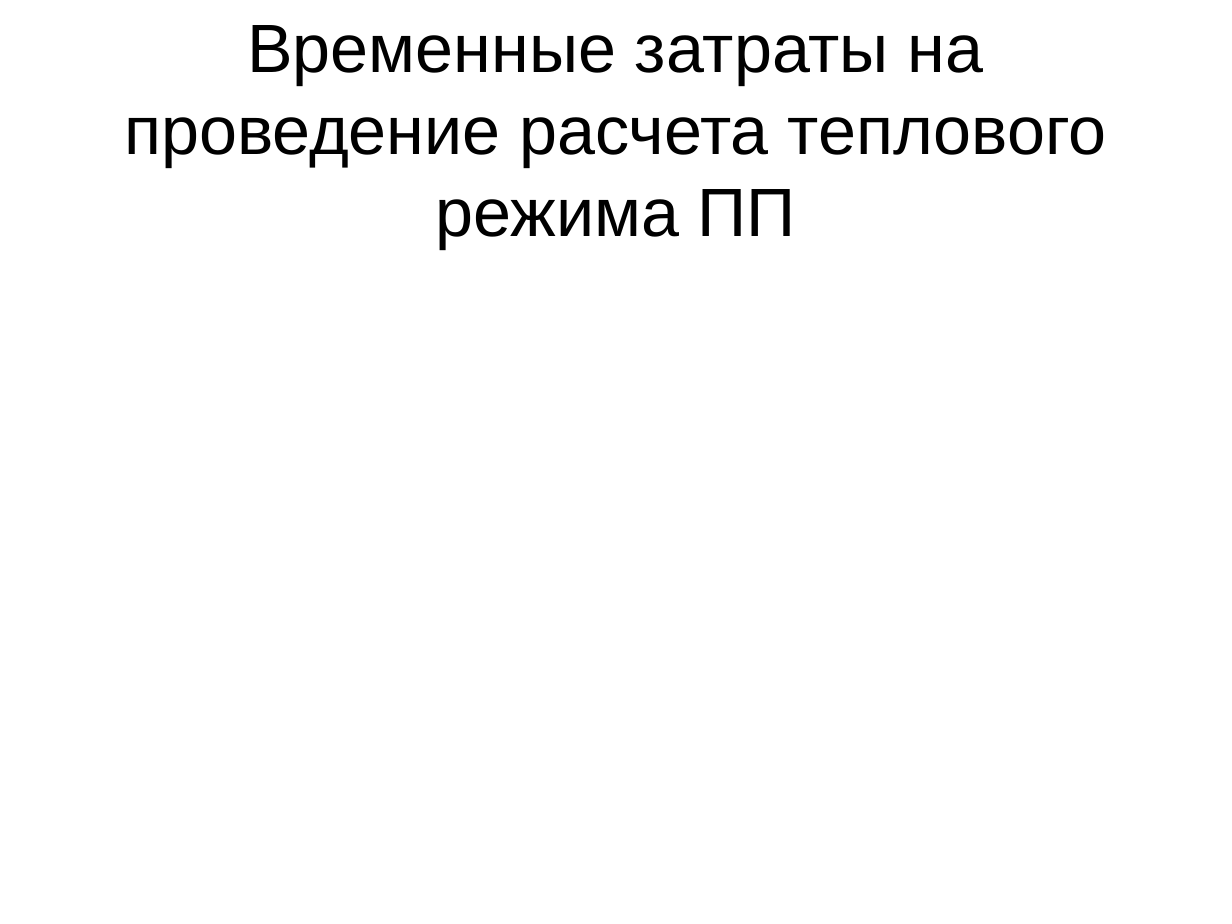
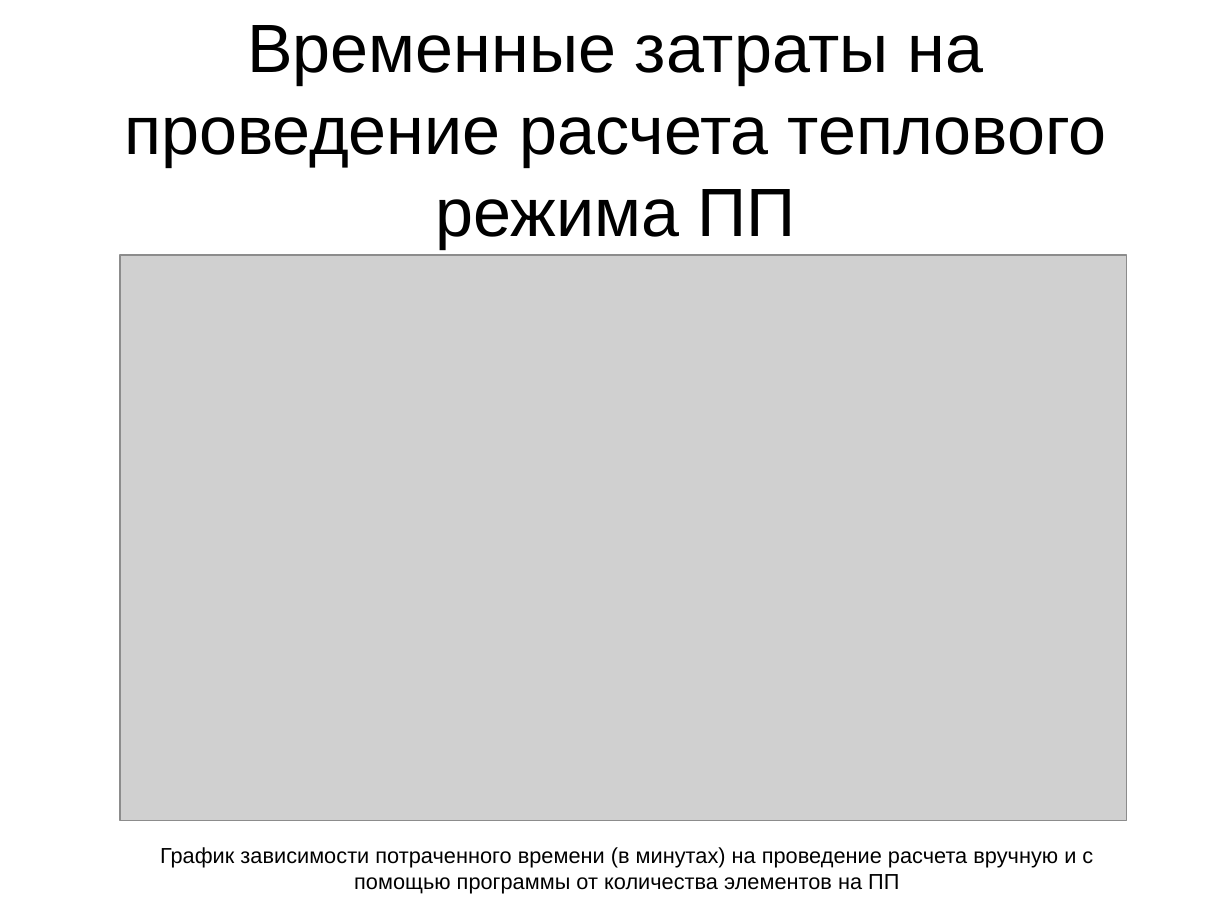
Before and after one commit to yagodar/altium-visualization-tool, a slide deck: slide 12 of data/documents/dissertation/yagodarov/Презентация.odp (slide 13 before the commit). Drawn at 1232x924 pixels with LibreOffice and Linux fonts; fonts in the diff are those of the drawing; grey boxes stand for pictures. Boxes give left, top, right and bottom in pixels: in the first picture for what was removed or moved away, otherwise in the second. Text is boxed around its words. In the diff, an @@ line names an element or a change of style, - is before the commit and + after.

```diff
--- a/data/documents/dissertation/yagodarov/Презентация.odp
+++ b/data/documents/dissertation/yagodarov/Презентация.odp
@@ picture added at (120, 255, 1126, 821) @@
@@ text added at (160, 847, 1093, 893), 14 pt, text #000000 @@
+График зависимости потраченного времени (в минутах) на проведение расчета вручную и с помощью программы от количества элементов на ПП
```
Also in this commit, not shown: 3 other slides changed, 2 slides added, 3 slides removed, 2 other files.
